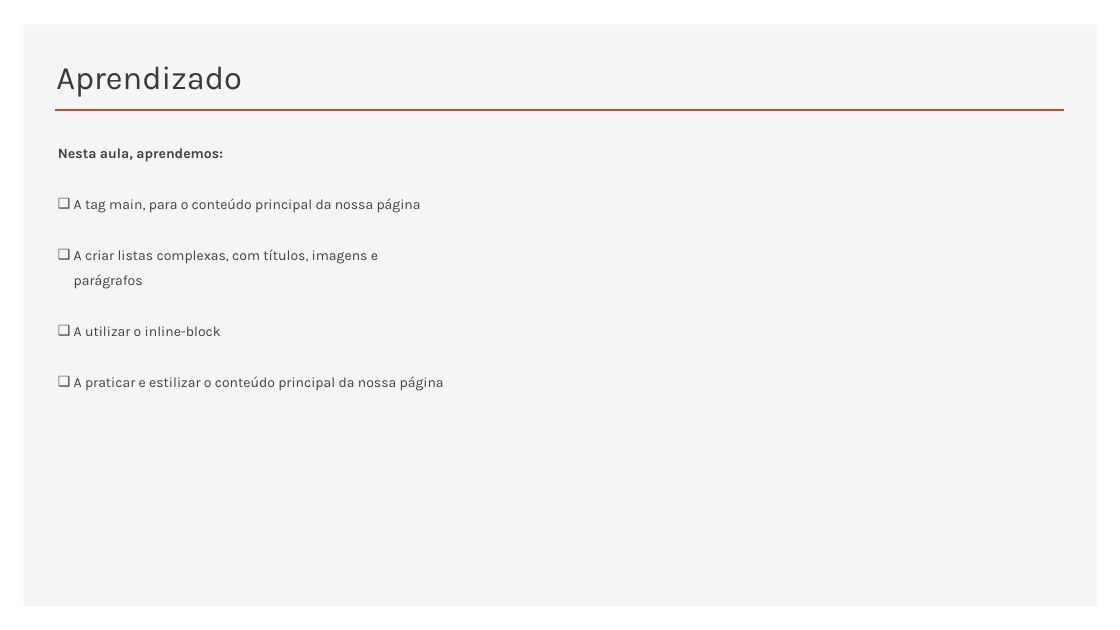
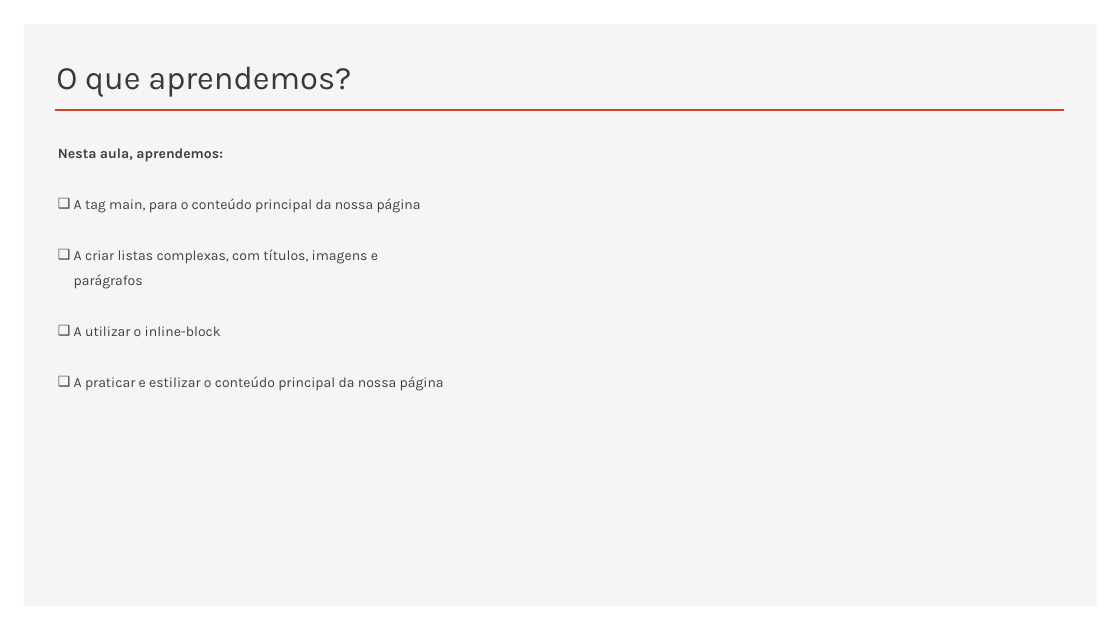
Before and after one commit to RaizaCirne/app-flex, a slide deck: slide 7 of Trilhas/[Iniciante em Programação T5 - ONE]/Material/04.HTML5_e_CSS3-parte_2.pptx. Drawn at 1120x630 pixels with LibreOffice and Linux fonts; fonts in the diff are those of the drawing. Boxes give left, top, right and bottom in pixels: in the first picture for what was removed or moved away, otherwise in the second. Text is boxed around its words. In the diff, an @@ line names an element or a change of style, - is before the commit and + after.

```diff
--- a/Trilhas/[Iniciante em Programação T5 - ONE]/Material/04.HTML5_e_CSS3-parte_2.pptx
+++ b/Trilhas/[Iniciante em Programação T5 - ONE]/Material/04.HTML5_e_CSS3-parte_2.pptx
@@ title at box(56, 66, 351, 97): text changed @@
-Aprendizado
+O que aprendemos?
```
Also in this commit, not shown: 2 other slides changed, 5 slides added.
